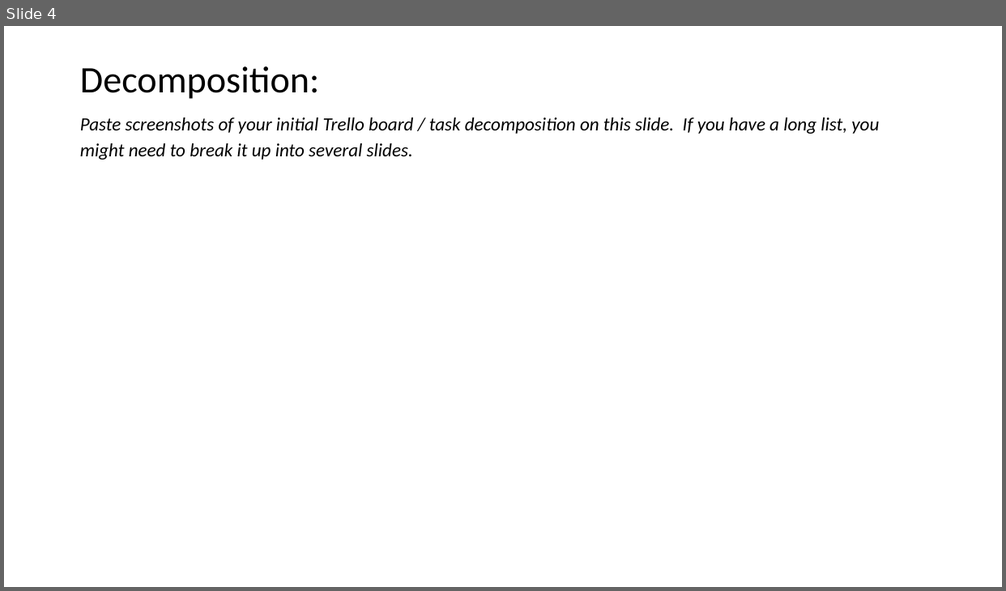
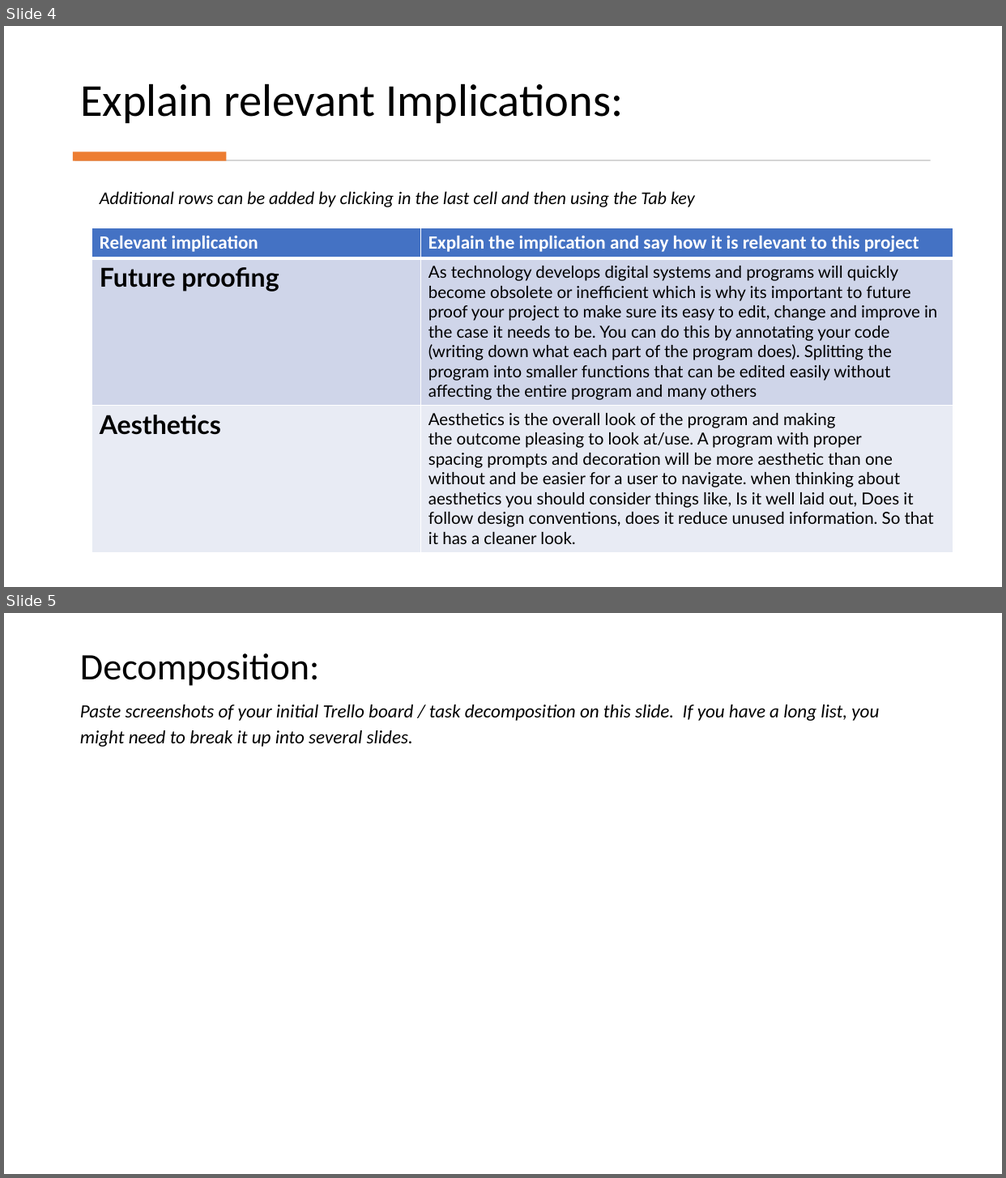
Before and after one commit to peter123321123321/Monster-Cards-Internal, a slide deck: 2.7 and 2.8 Documentation Template.pptx. Shown one above the other, each under a label of ours: slide 4 before the commit, slides 4 and 5 after it. The pictures are 1006x591 and 1006x1178 pixels, drawn with LibreOffice and Linux fonts; fonts in the diff are those of the drawing. Boxes give left, top, right and bottom in pixels: in the first picture for what was removed or moved away, otherwise in the second. Text is boxed around its words. In the diff, an @@ line names an element or a change of style, - is before the commit and + after.

```diff
--- a/2.7 and 2.8 Documentation Template.pptx
+++ b/2.7 and 2.8 Documentation Template.pptx
@@ slide 4 added at (4, 26, 1002, 587), background #FFFFFF @@
@@ title added at (80, 84, 624, 123), 44 pt, text #000000 @@
+Explain relevant Implications:
@@ rectangle added at (73, 152, 226, 160), fill #ED7D31 @@
@@ rectangle added at (75, 160, 931, 161), fill #D5D5D5 @@
@@ text added at (100, 191, 695, 207), 17.3 pt, text #000000, italic @@
+Additional rows can be added by clicking in the last cell and then using the Tab key
@@ table added at (92, 228, 953, 553), 3 rows, 2 columns @@
+Relevant implication | Explain the implication and say how it is relevant to this project
+Future proofing | As technology develops digital systems and programs will quickly become obsolete or inefficient which is why its important to future proof your project to make sure its easy to edit, change and improve in the case it needs to be. You can do this by annotating your code (writing down what each part of the program does). Splitting the program into smaller functions that can be edited easily without affecting the entire program and many others
+Aesthetics | Aesthetics is the overall look of the program and making the outcome pleasing to look at/use. A program with proper spacing prompts and decoration will be more aesthetic than one without and be easier for a user to navigate. when thinking about aesthetics you should consider things like, Is it well laid out, Does it follow design conventions, does it reduce unused information. So that it has a cleaner look.
@@ what was slide 4 is now slide 5 @@
```
Also in this commit, not shown: 3 slides changed.
